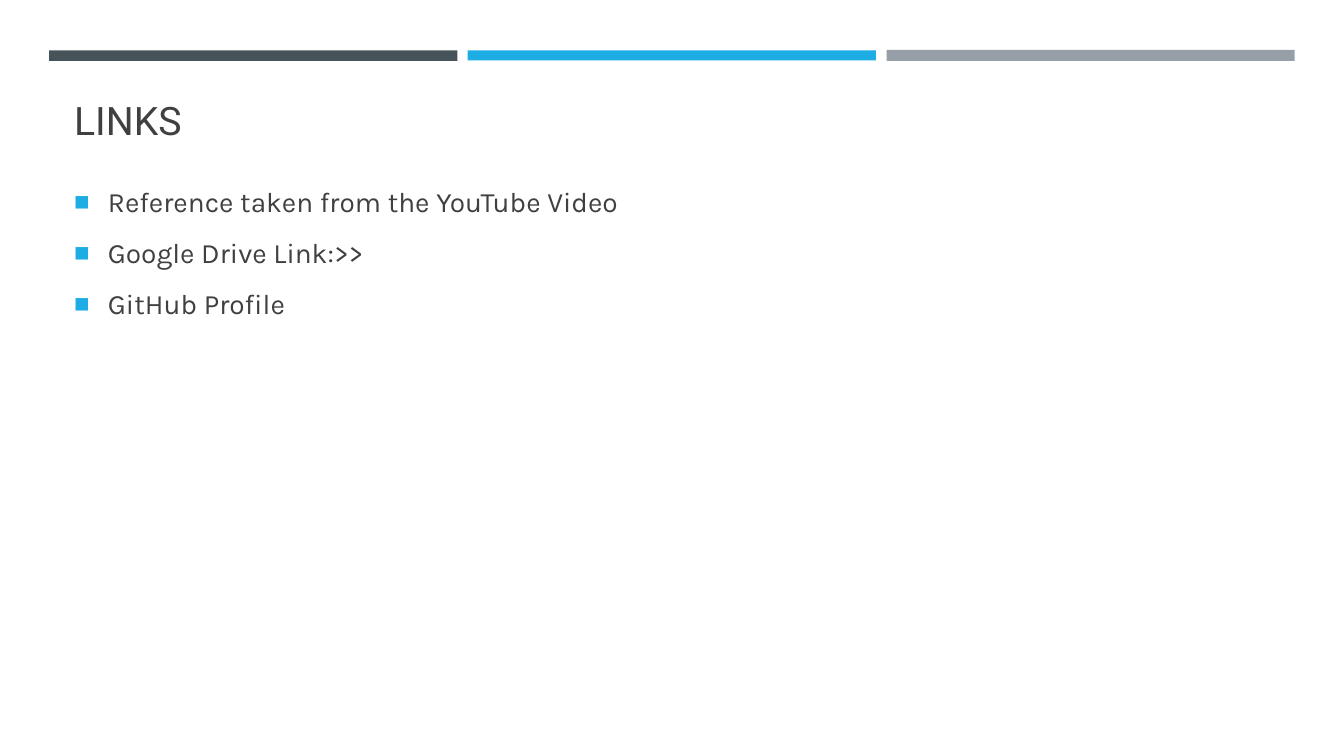
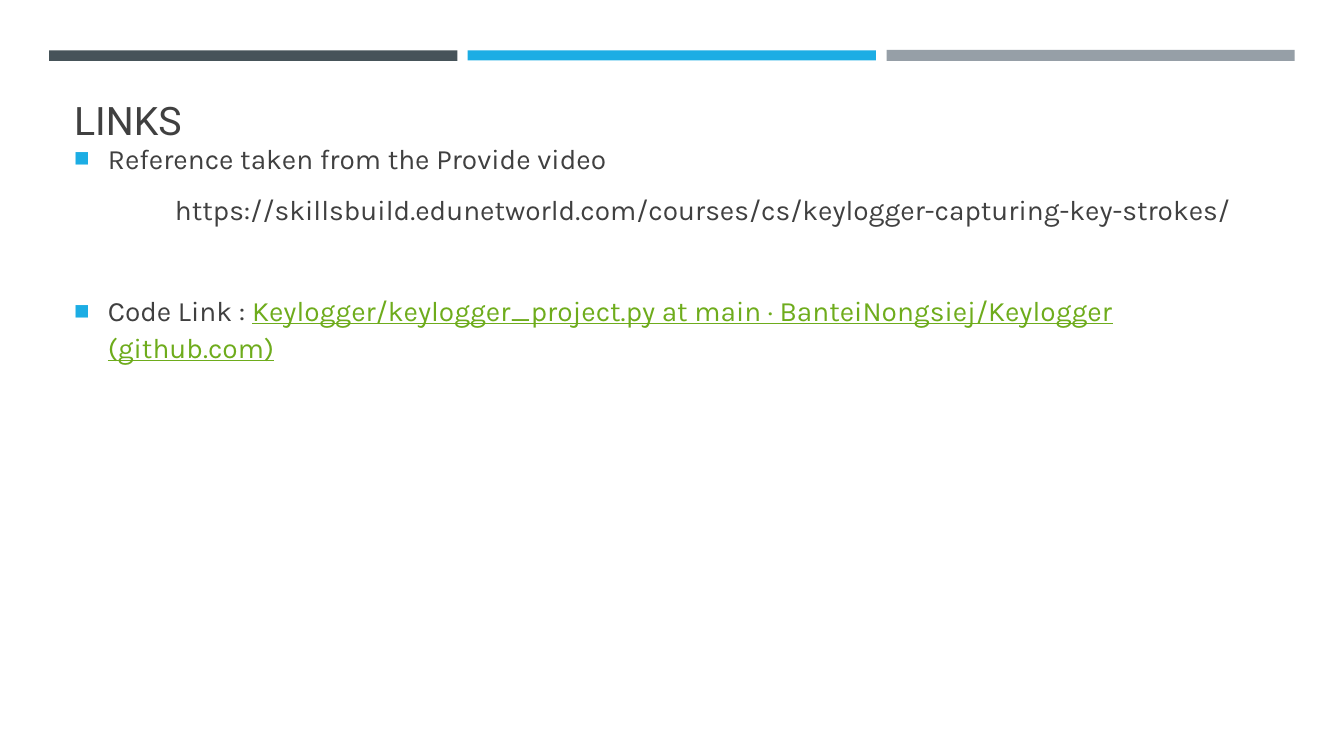
Before and after one commit to BanteiNongsiej/Keylogger, a slide deck: slide 15 of Keylogger_Project.pptx (slide 14 before the commit). Drawn at 1344x756 pixels with LibreOffice and Linux fonts; fonts in the diff are those of the drawing. Boxes give left, top, right and bottom in pixels: in the first picture for what was removed or moved away, otherwise in the second. Text is boxed around its words. In the diff, an @@ line names an element or a change of style, - is before the commit and + after.

```diff
--- a/Keylogger_Project.pptx
+++ b/Keylogger_Project.pptx
@@ text at [108,149,1230,365]: text changed @@
-■ Reference taken from the YouTube Video
-■ Google Drive Link:>>
-■ GitHub Profile
+■ Reference taken from the Provide video
+https://skillsbuild.edunetworld.com/courses/cs/keylogger-capturing-key-strokes/
+■ Code Link : Keylogger/keylogger_project.py at main · BanteiNongsiej/Keylogger (github.com)
```
Also in this commit, not shown: 4 other slides changed, 3 slides added, 2 slides removed, 4 other files.
